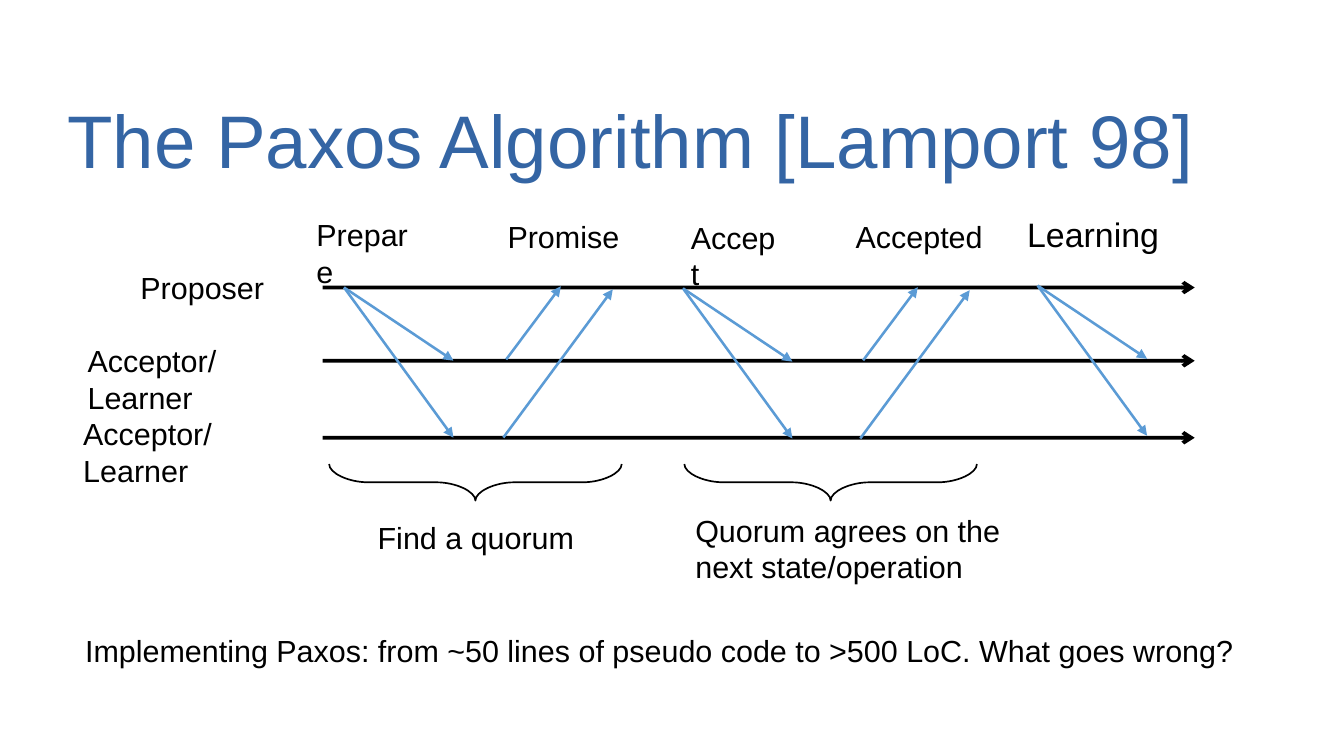
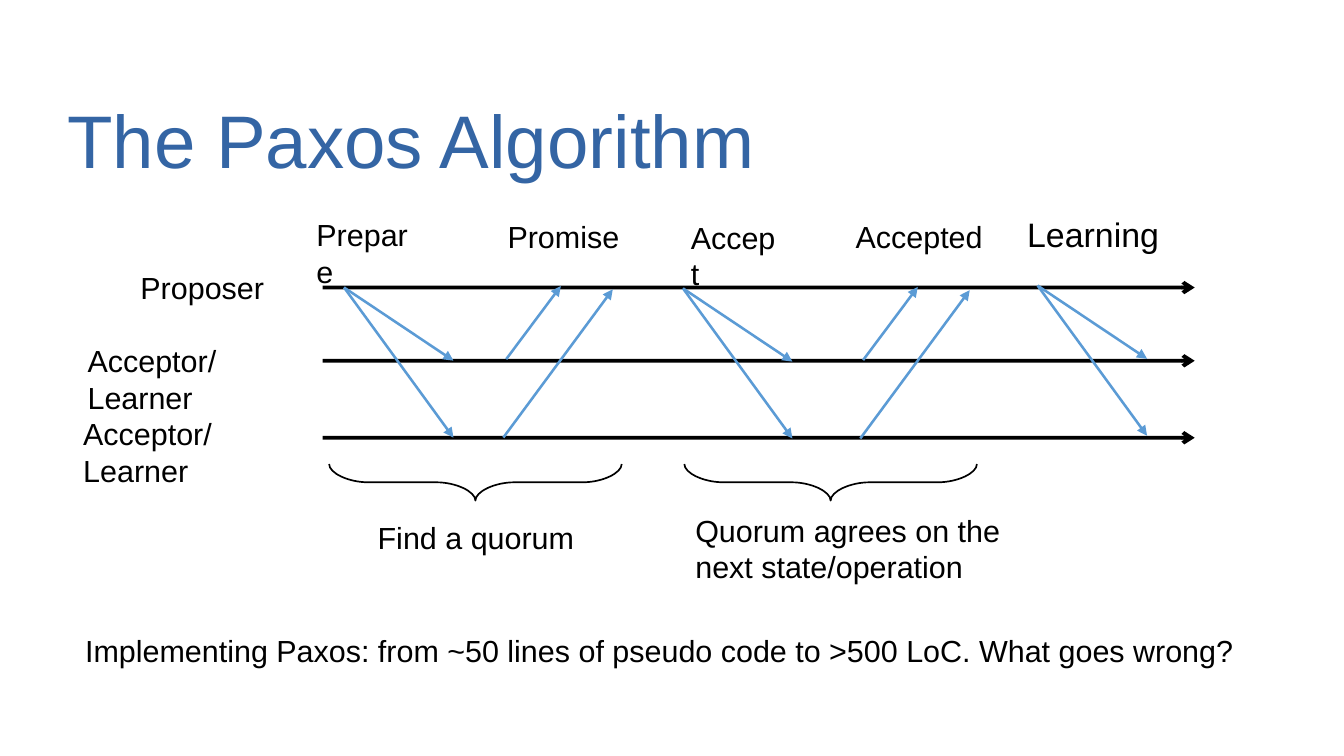
Before and after one commit to dzufferey/presentations, a slide deck: slide 7 of 2019_06_21_VDS/On_Structuring_Communication_and_Verification.odp (slide 8 before the commit). Drawn at 1344x756 pixels with LibreOffice and Linux fonts; fonts in the diff are those of the drawing; background and template pictures are left out. Boxes give left, top, right and bottom in pixels: in the first picture for what was removed or moved away, otherwise in the second. Text is boxed around its words. In the diff, an @@ line names an element or a change of style, - is before the commit and + after.

```diff
--- a/2019_06_21_VDS/On_Structuring_Communication_and_Verification.odp
+++ b/2019_06_21_VDS/On_Structuring_Communication_and_Verification.odp
@@ title at [67,114,754,182]: text changed @@
-The Paxos Algorithm [Lamport 98]
+The Paxos Algorithm
```
Also in this commit, not shown: 9 other slides changed, 1 slide added, 2 slides removed.
